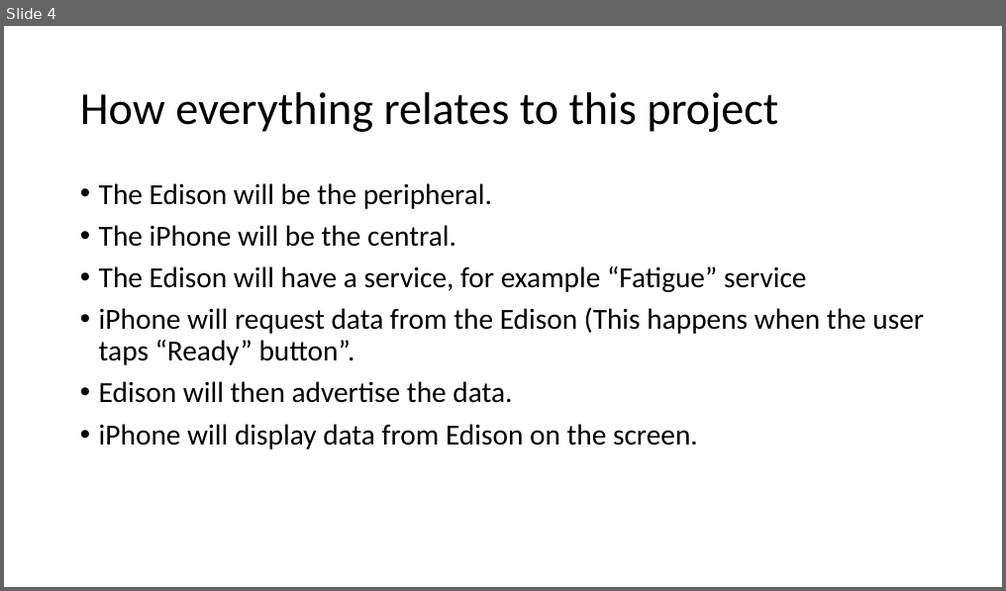
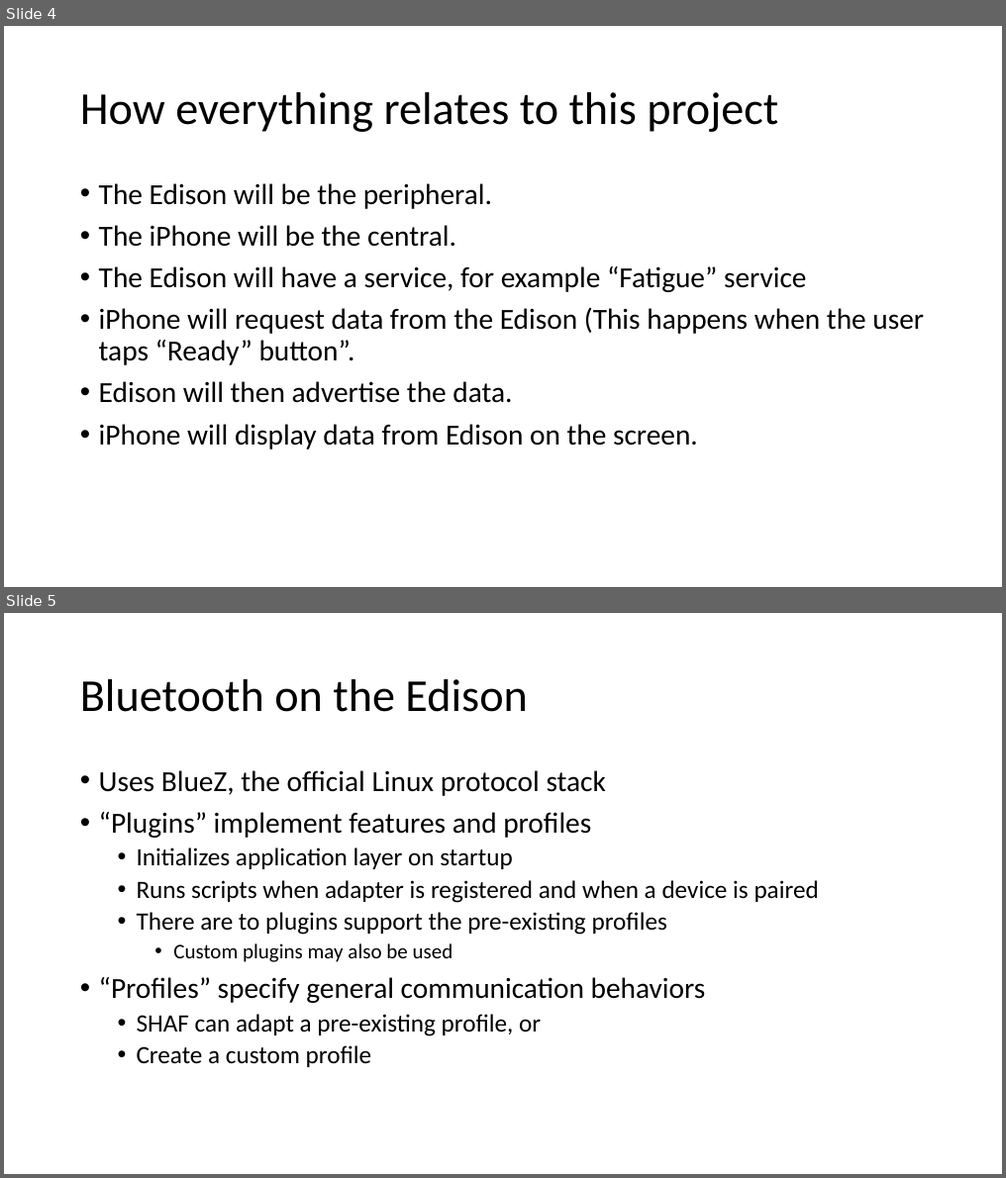
Before and after one commit to capstone411/SHAF, a slide deck: Capstone/presentations/Bluetooth Low Energy.pptx. Shown one above the other, each under a label of ours: slide 4 before the commit, slides 4 and 5 after it. The pictures are 1006x591 and 1006x1178 pixels, drawn with LibreOffice and Linux fonts; fonts in the diff are those of the drawing. Boxes give left, top, right and bottom in pixels: in the first picture for what was removed or moved away, otherwise in the second. Text is boxed around its words. In the diff, an @@ line names an element or a change of style, - is before the commit and + after.

Commit message:
Presentations for Feb. 24 Meeting
- Updated Project doc
- Added to Bluetooth slide
- Edited and added to “sEMG Signal Analysis” slide
- Added new project schedule

```diff
--- a/Capstone/presentations/Bluetooth Low Energy.pptx
+++ b/Capstone/presentations/Bluetooth Low Energy.pptx
@@ slide 5 added at (4,613,1002,1174), background #FFFFFF @@
@@ title added at (80,679,527,712), 44 pt, text #000000 @@
+Bluetooth on the Edison
@@ text added at (99,770,819,1067), 24 pt, text #000000 @@
+• Uses BlueZ, the official Linux protocol stack
+• “Plugins” implement features and profiles
+  • Initializes application layer on startup
+  • Runs scripts when adapter is registered and when a device is paired
+  • There are to plugins support the pre-existing profiles
+    • Custom plugins may also be used
+• “Profiles” specify general communication behaviors
+  • SHAF can adapt a pre-existing profile, or
+  • Create a custom profile
```
Also in this commit, not shown: 1 slide changed, 1 other slide added, 3 other files.
